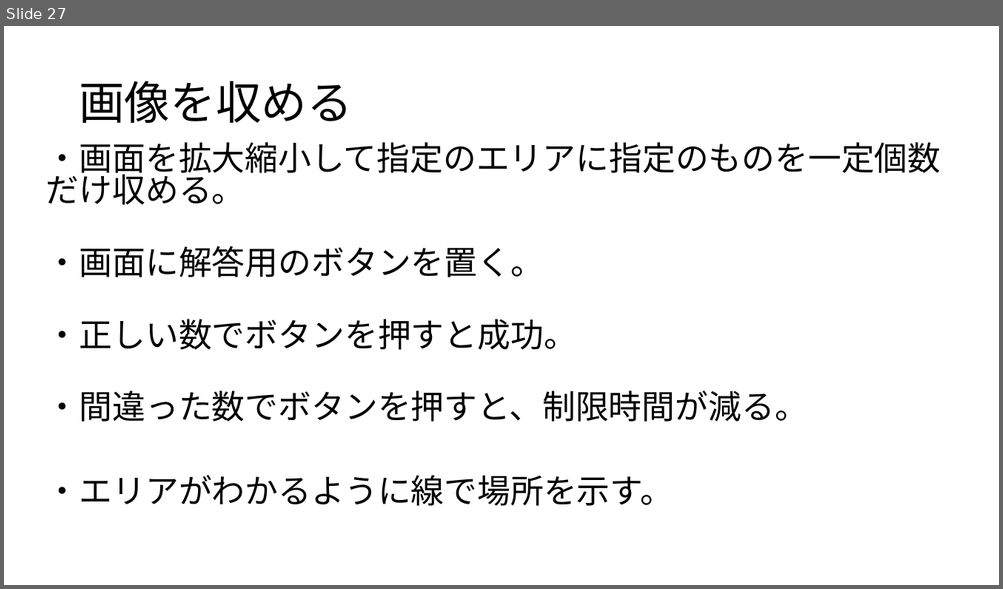
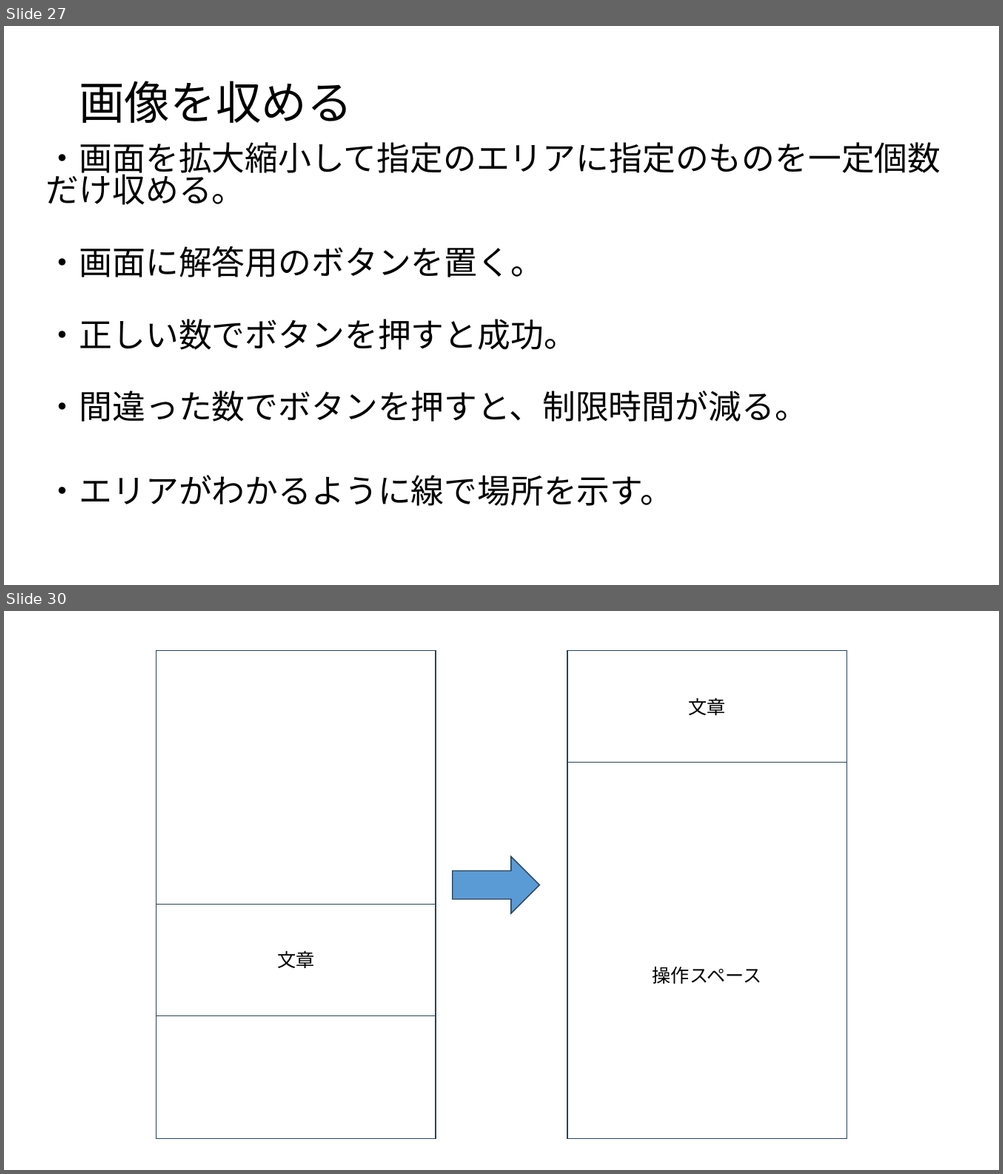
Before and after one commit to JJC-Game/2023_9gatsu_TeamProject03, a slide deck: Etc/企画書/企画書.pptx. Shown one above the other, each under a label of ours: slide 27 before the commit, slides 27 and 30 after it; the slides between them are not shown. The pictures are 1003x589 and 1003x1174 pixels, drawn with LibreOffice and Linux fonts; fonts in the diff are those of the drawing. Boxes give left, top, right and bottom in pixels: in the first picture for what was removed or moved away, otherwise in the second. Text is boxed around its words. In the diff, an @@ line names an element or a change of style, - is before the commit and + after.

```diff
--- a/Etc/企画書/企画書.pptx
+++ b/Etc/企画書/企画書.pptx
@@ slide 30 added at [4,611,999,1170], background #FFFFFF @@
@@ rectangle added at [156,650,436,1139], outline #28445D 1 pt @@
@@ rectangle added at [567,650,847,1139], outline #28445D 1 pt @@
@@ rectangle added at [567,650,847,763], outline #28445D 1 pt, 18 pt, text #000000 @@
+文章
@@ right arrow added at [452,857,540,913], fill #5B9BD5, outline #28445D 1 pt @@
@@ rectangle added at [156,904,436,1016], outline #28445D 1 pt, 18 pt, text #000000 @@
+文章
@@ text added at [652,966,762,984], 18 pt, text #000000 @@
+操作スペース
```
Also in this commit, not shown: 2 other slides added.
